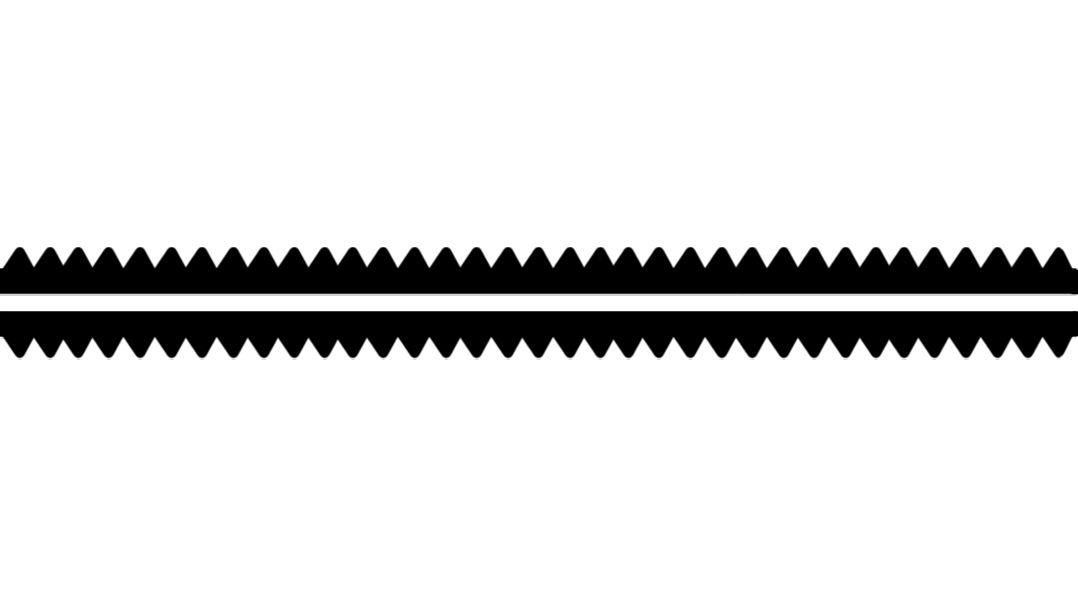
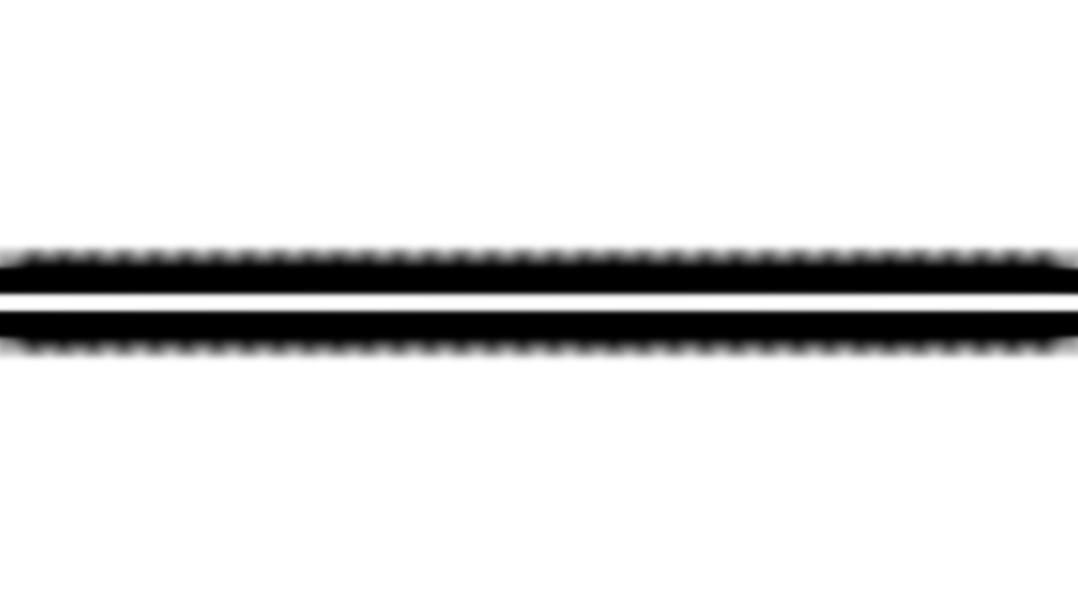
Revision of a layered (1078, 606) image; what changed, layer by layer:
painted on "pincho" (2nd of 2, in "Root" › "pincho") over [0, 242, 1078, 363]
painted on "soporte" (2nd of 2, in "Root" › "soporte") over [0, 262, 1078, 343]
